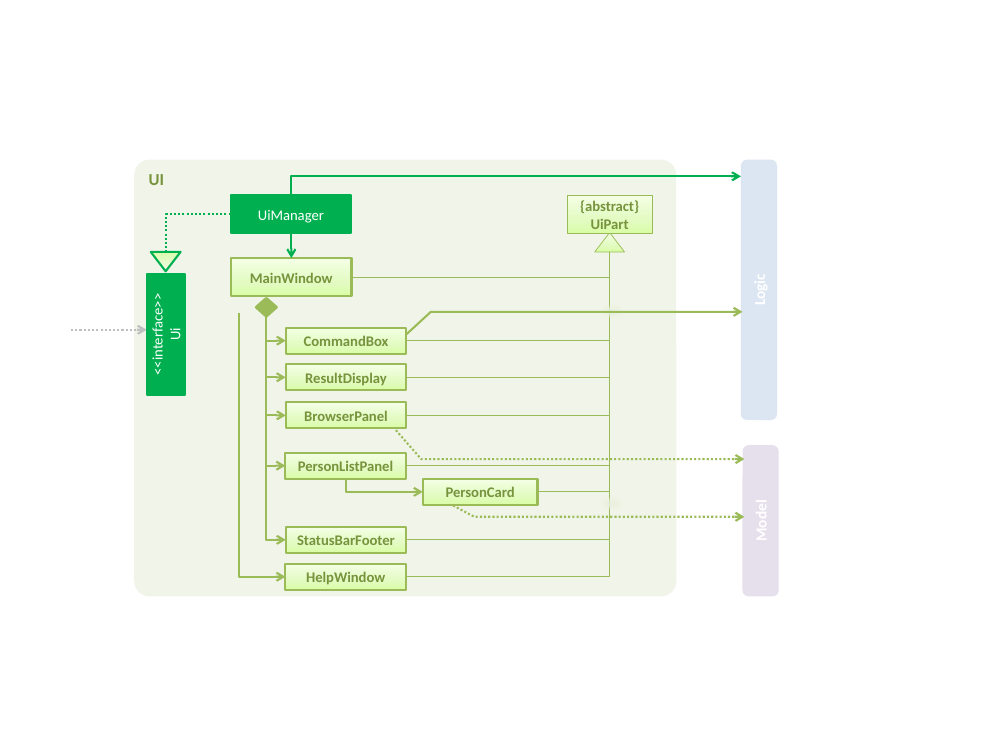
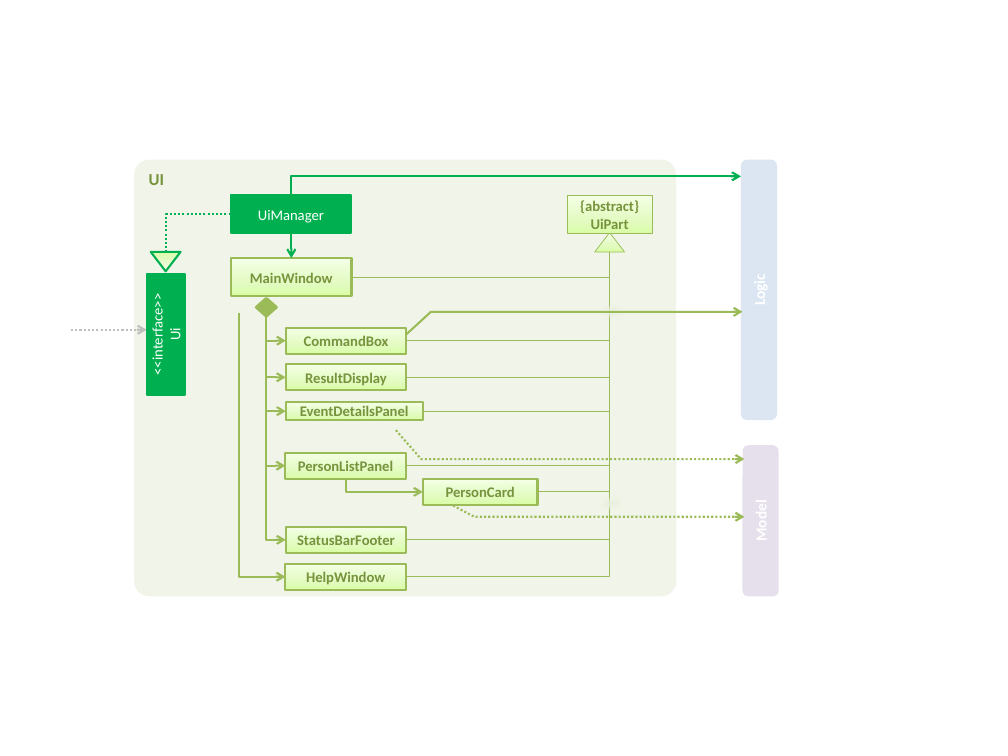
Before and after one commit to wm28/main, a slide deck: slide 1 of docs/diagrams/UiComponentClassDiagram.pptx. Drawn at 1008x756 pixels with LibreOffice and Linux fonts; fonts in the diff are those of the drawing. Boxes give left, top, right and bottom in pixels: in the first picture for what was removed or moved away, otherwise in the second. Text is boxed around its words. In the diff, an @@ line names an element or a change of style, - is before the commit and + after.

```diff
--- a/docs/diagrams/UiComponentClassDiagram.pptx
+++ b/docs/diagrams/UiComponentClassDiagram.pptx
@@ elbow line moved from (610, 252) - (406, 415) to (610, 252) - (422, 411) @@
@@ elbow arrow moved from (266, 317) - (286, 415) to (266, 317) - (286, 411) @@
@@ rectangle "EventDetailsPanel": place and size @@
-rectangle "EventDetailsPanel" at <box>286,402,407,428</box>
+rectangle "EventDetailsPanel" at <box>286,402,423,420</box>
@@ text in rectangle at <box>300,404,409,421</box>: text changed @@
-BrowserPanel
+EventDetailsPanel
```
Also in this commit, not shown: 4 other files.
